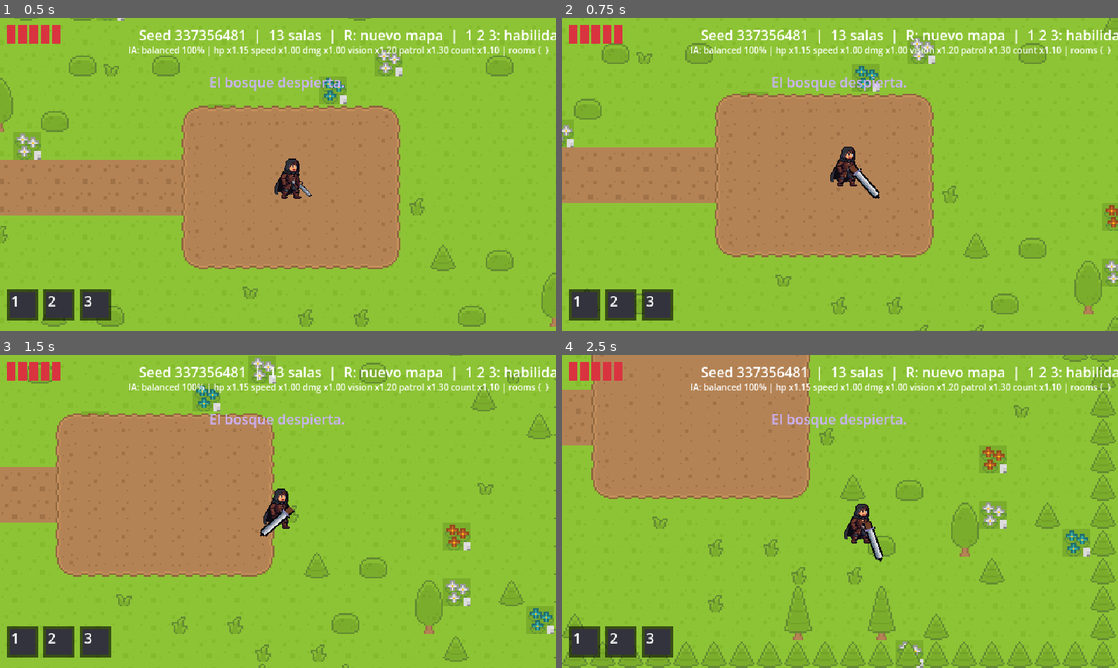
Above: before the commit, frames 1-4 (two rows, left to right).
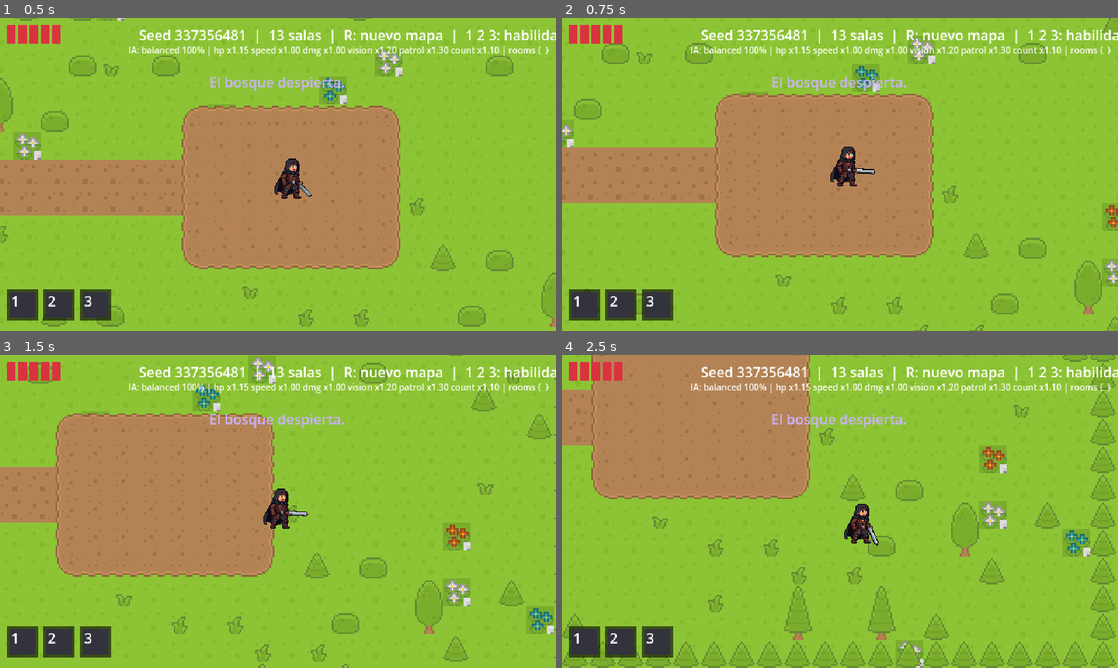
Above: after the commit, the same moments.

Repository: Fabiann1809/isla-espejo
Game: Godot game, scene res://scenes/levels/forest_level.tscn
Two runs of this game, one before a commit and one after it. Both use one fixed random seed, a clock stepped at 60 frames per second and the inputs below.
Inputs (mouse positions are in pixels of both pictures, inside the frame that each line leads up to):
- Up to frame 1 (0.5 s): no input
- Up to frame 2 (0.75 s): move the mouse to (962, 158) at 0.52 s; hold D (move_right) from 0.53 s (still down); tap J (attack) at 0.6 s; click (962, 158) at 0.67 s
- Up to frame 3 (1.5 s): move the mouse to (166, 527) at 1.27 s; release D (move_right) at 1.28 s; hold S (move_down) from 1.28 s (still down); tap J (attack) at 1.35 s
- Up to frame 4 (2.5 s): move the mouse to (895, 442) at 2.02 s; release S (move_down) at 2.03 s; hold D (move_right) from 2.03 s (still down); tap Space (dash) at 2.1 s; tap J (attack) at 2.3 s

Frame 1 is identical in both runs. In frame 2, 0.2% of the frame differs, in the area x 51-58%, y 46-58%; in frame 3, 0.2%; in frame 4, 0.2%.

Commit message:
fix(player): keep the sword swing attached to Nico's hand

Diff:
--- a/scenes/player/player.tscn
+++ b/scenes/player/player.tscn
@@ -43,6 +43,7 @@
 position = Vector2(5, -3)
 
 [node name="Sword" type="Sprite2D" parent="SwordPivot"]
+scale = Vector2(0.55, 0.55)
 texture = ExtResource("7")
 centered = false
 offset = Vector2(-3, -3)
--- a/scripts/player/player.gd
+++ b/scripts/player/player.gd
@@ -57,6 +57,13 @@
 @onready var _sword_pivot: Node2D = $SwordPivot
 @onready var _camera: Camera2D = $Camera2D
 @onready var _interact_area: Area2D = $InteractArea
+
+
+## Sword swing (radians, for a Nico facing right; 0 = pointing right, positive = down).
+const SWORD_HAND_X := 5.0
+const SWORD_REST := 0.85
+const SWORD_RAISED := -0.7
+const SWORD_SWUNG := 1.45
 
 
 func _ready() -> void:
@@ -280,15 +287,22 @@
 		_hitbox.deactivate()
 	_sword_pivot.visible = active
 	if active:
-		_sword_pivot.position.x = 5.0 if _action_dir.x >= 0.0 else -5.0
 		_update_sword()
 
 
-## The sword sweeps an arc around the attack direction over the attack's duration.
+## The sword stays in Nico's hand, on the side he faces: it is raised and then swung down in a
+## short arc, like the sword he carries while walking (rest pose ~50 degrees). Left is the mirror.
 func _update_sword() -> void:
-	var progress := 1.0 - _state_time_left / attack_time
-	var swing := lerpf(-1.3, 1.3, 1.0 - pow(1.0 - clampf(progress, 0.0, 1.0), 2.0))
-	_sword_pivot.rotation = _action_dir.angle() + swing * (1.0 if _action_dir.x >= 0.0 else -1.0)
+	var side := 1.0 if _action_dir.x >= 0.0 else -1.0
+	var progress := clampf(1.0 - _state_time_left / attack_time, 0.0, 1.0)
+	var angle: float
+	if progress < 0.3:
+		angle = lerpf(SWORD_REST, SWORD_RAISED, smoothstep(0.0, 0.3, progress))
+	else:
+		angle = lerpf(SWORD_RAISED, SWORD_SWUNG, smoothstep(0.3, 1.0, progress))
+	_sword_pivot.scale.x = side
+	_sword_pivot.position.x = SWORD_HAND_X * side
+	_sword_pivot.rotation = angle
 
 
 func _update_visuals() -> void:
